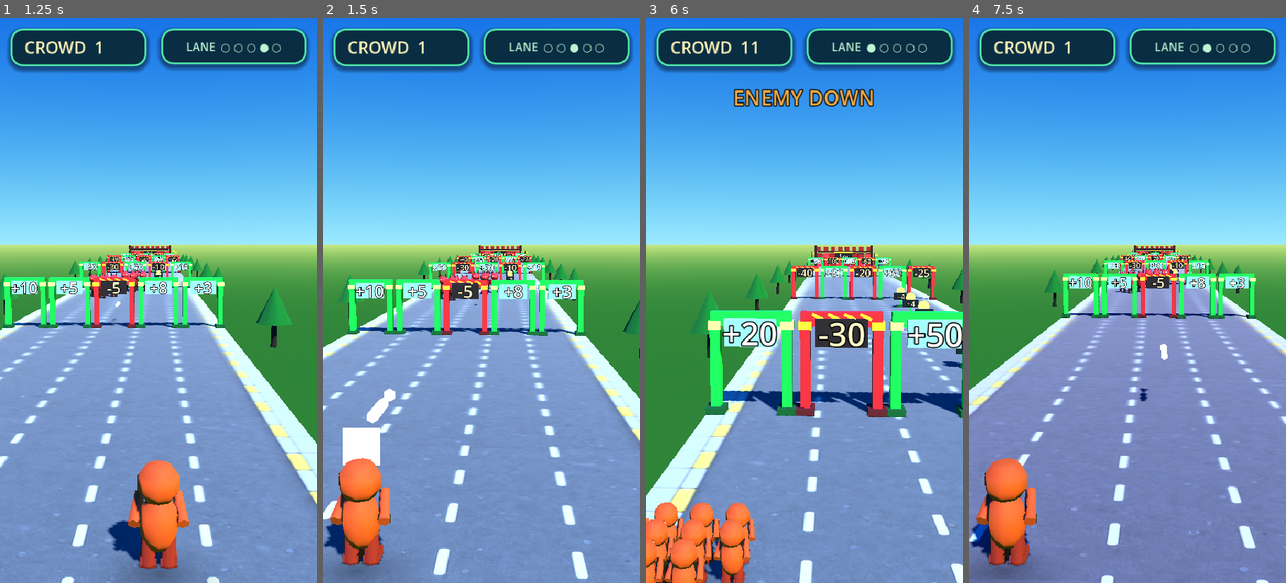
Above: before the commit, frames 1-4 (left to right).
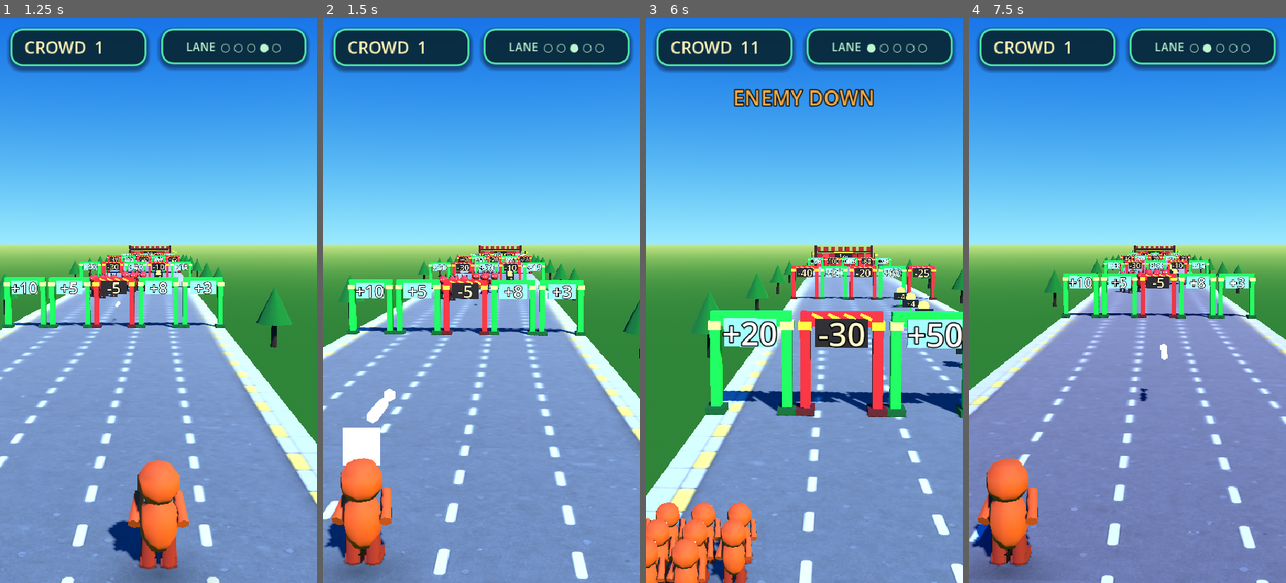
Above: after the commit, the same moments.

Repository: hobsojam/steven-bolt
Game: Godot game, scene res://scenes/main.tscn
Same seed, same stepped clock (60 frames per second), same inputs: the game is played once before the commit and once after it.
Inputs (mouse positions are in pixels of both pictures, inside the frame that each line leads up to):
- Up to frame 1 (1.25 s): tap Enter (ui_accept) at 0.5, 0.77 s; move the mouse to (142, 413) at 0.52 s; hold Right (lane_right) from 0.53 s (still down); click (142, 413) at 0.67 s
- Up to frame 2 (1.5 s): release Right (lane_right) at 1.25 s; drag from (576, 385) to (465, 413) at 1.27 s
- Up to frame 3 (6 s): move the mouse to (709, 215) at 2.02 s; hold Left (lane_left) 2.03-2.75 s; drag from (820, 300) to (709, 215) at 2.77 s; move the mouse to (756, 159) at 3.52 s; hold Left (lane_left) 3.53-4.25 s; tap Enter (ui_accept) at 3.77 s; drag from (874, 272) to (756, 159) at 4.27 s; move the mouse to (741, 328) at 5.02 s; hold Right (lane_right) 5.03-5.75 s; click (741, 328) at 5.17 s; drag from (836, 176) to (741, 328) at 5.77 s
- Up to frame 4 (7.5 s): move the mouse to (1111, 413) at 6.52 s; hold Right (lane_right) 6.53-7.25 s; tap Enter (ui_accept) at 6.77, 7.25 s; drag from (1222, 385) to (1111, 413) at 7.27 s

Frame 1 is identical in both runs. In frame 2, 0.6% of the frame differs, in the area x 0-22%, y 77-97%; in frame 3, 1.3%, in the area x 0-35%, y 85-100%; in frame 4, 0.6%.

Commit message:
Drop the springy overshoot on the lane-change lean
The lane-change kick used TRANS_BACK / EASE_OUT, which overshoots past
neutral and settles back - a visible bounce on every lane change. Swap it
for TRANS_QUART / EASE_OUT (smooth deceleration, no overshoot), shrink
the trailing offset and bank, and stretch the settle slightly so it
reads as the crowd leaning into the move rather than springing.

Co-Authored-By: Claude Sonnet 5 <noreply@anthropic.com>
Claude-Session: https://claude.ai/code/session_017m3eYGUxbQus8D5C5bJcB8

Diff:
--- a/scripts/crowd_controller.gd
+++ b/scripts/crowd_controller.gd
@@ -76,21 +76,24 @@
 	current_lane = next_lane
 	# The root position is authoritative for both visuals and gameplay. Snap it
 	# immediately so a gate can never resolve against a lane the crowd has not
-	# visibly reached, then animate only a small within-lane kick for feel.
+	# visibly reached, then settle a small within-lane lean for feel.
 	position.x = RunRules.lane_x(current_lane)
-	_play_lane_kick(move_direction)
+	_play_lane_lean(move_direction)
 	lane_changed.emit(current_lane, move_direction)
 
 
-func _play_lane_kick(direction: int) -> void:
+func _play_lane_lean(direction: int) -> void:
 	if _lane_kick_tween and _lane_kick_tween.is_valid():
 		_lane_kick_tween.kill()
-	_crowd_visual.position.x = -direction * 0.22
-	_crowd_visual.rotation.z = -direction * 0.1
+	# A brief trailing offset + bank that eases straight back to neutral.
+	# No overshoot (TRANS_QUART, not TRANS_BACK) - it should read as the
+	# crowd leaning into the move, not springing.
+	_crowd_visual.position.x = -direction * 0.12
+	_crowd_visual.rotation.z = -direction * 0.05
 	_lane_kick_tween = create_tween().set_parallel(true)
-	_lane_kick_tween.set_trans(Tween.TRANS_BACK).set_ease(Tween.EASE_OUT)
-	_lane_kick_tween.tween_property(_crowd_visual, "position:x", 0.0, 0.12)
-	_lane_kick_tween.tween_property(_crowd_visual, "rotation:z", 0.0, 0.12)
+	_lane_kick_tween.set_trans(Tween.TRANS_QUART).set_ease(Tween.EASE_OUT)
+	_lane_kick_tween.tween_property(_crowd_visual, "position:x", 0.0, 0.16)
+	_lane_kick_tween.tween_property(_crowd_visual, "rotation:z", 0.0, 0.16)
 
 
 func apply_gate(op: String, value: int) -> void:
